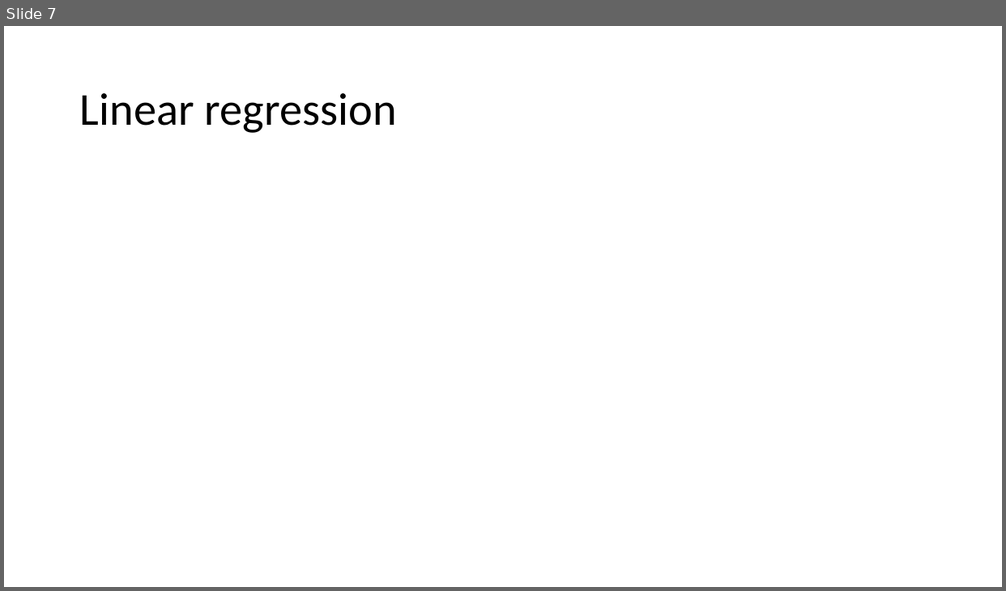
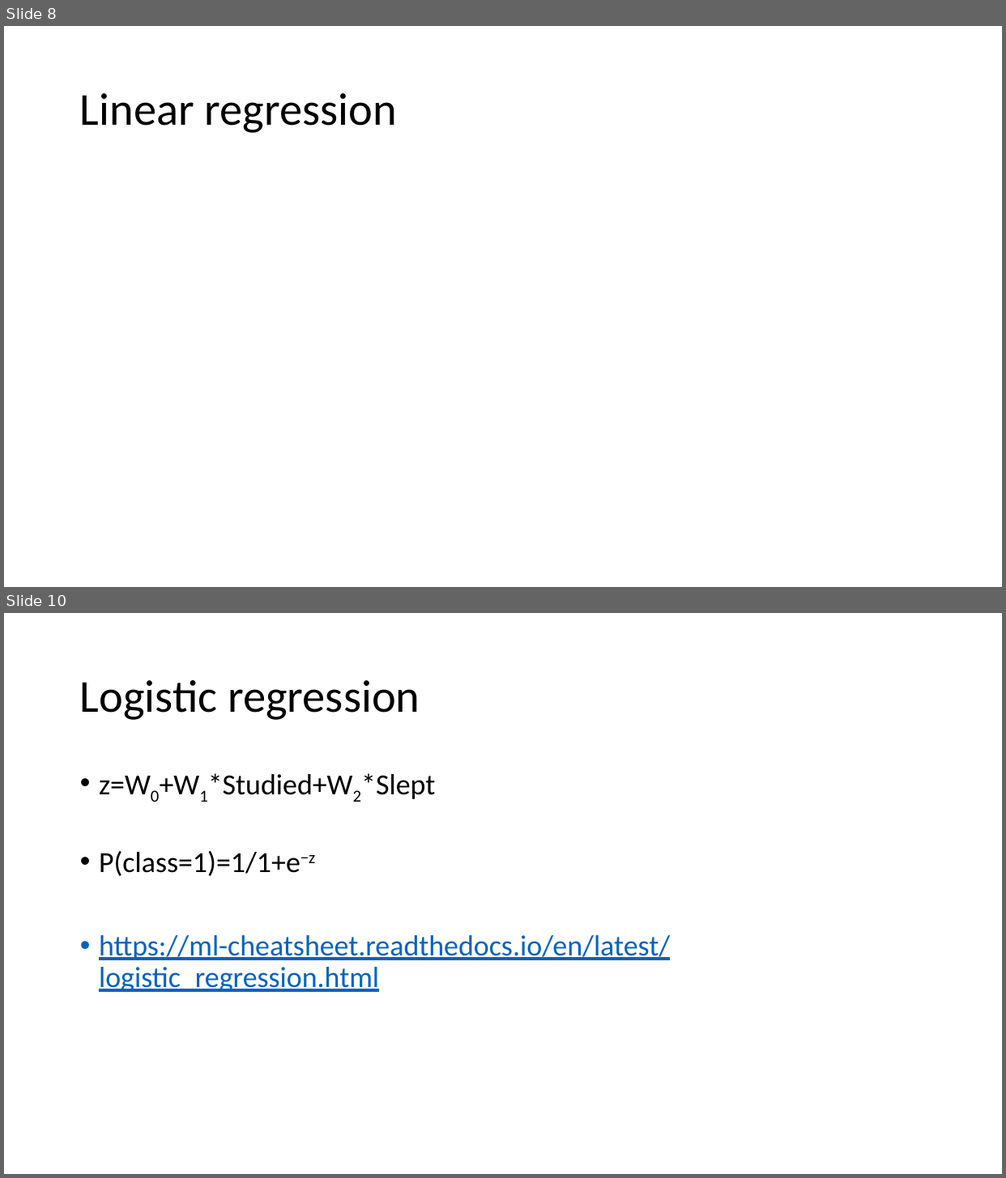
Before and after one commit to FranzGH/IoT_ML, a slide deck: ML intro.pptx. Shown one above the other, each under a label of ours: slide 7 before the commit, slides 8 and 10 after it; the slides between them are not shown. The pictures are 1006x591 and 1006x1178 pixels, drawn with LibreOffice and Linux fonts; fonts in the diff are those of the drawing. Boxes give left, top, right and bottom in pixels: in the first picture for what was removed or moved away, otherwise in the second. Text is boxed around its words. In the diff, an @@ line names an element or a change of style, - is before the commit and + after.

```diff
--- a/ML intro.pptx
+++ b/ML intro.pptx
@@ slide 10 added at (4,613,1002,1174), background #FFFFFF @@
@@ title added at (80,680,420,720), 44 pt, text #000000 @@
+Logistic regression
@@ text added at (99,773,670,992), 28 pt, text #0563C1, underline @@
+• z=W0+W1*Studied+W2*Slept
+• P(class=1)=1/1+e−z
+• https://ml-cheatsheet.readthedocs.io/en/latest/logistic_regression.html
@@ what was slide 7 is now slide 8 @@
```
Also in this commit, not shown: 1 slide changed, 2 other slides added, 12 other files.
